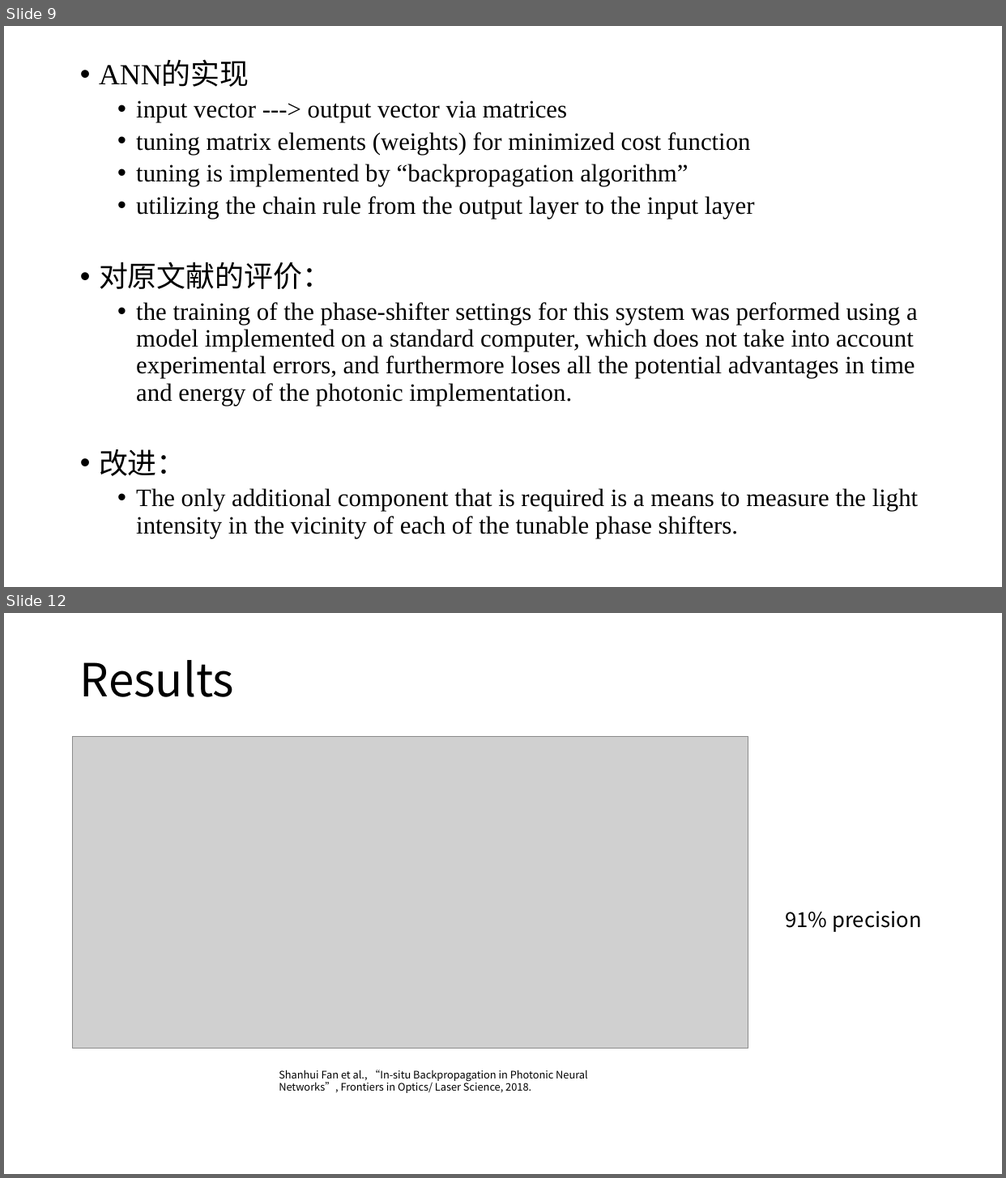
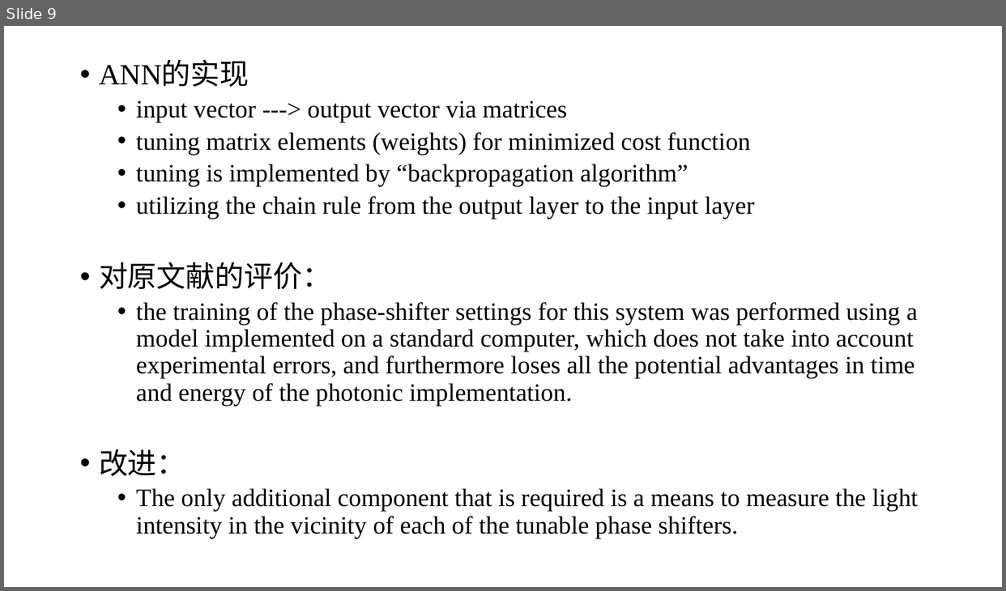
Before and after one commit to lucaschang95/DiscussionWithLin, a slide deck: 20190918 - 光芯片深度学习调研.pptx. Shown one above the other, each under a label of ours: slides 9 and 12 before the commit, slide 9 after it; the slides between them are not shown. The pictures are 1006x1178 and 1006x591 pixels, drawn with LibreOffice and Linux fonts; fonts in the diff are those of the drawing; grey boxes stand for pictures. Boxes give left, top, right and bottom in pixels: in the first picture for what was removed or moved away, otherwise in the second. Text is boxed around its words. In the diff, an @@ line names an element or a change of style, - is before the commit and + after.

```diff
--- a/20190918 - 光芯片深度学习调研.pptx
+++ b/20190918 - 光芯片深度学习调研.pptx
@@ slide 12 removed at bbox=[4, 613, 1002, 1174], background #FFFFFF @@
@@ title removed at bbox=[80, 660, 234, 697] @@
-Results
@@ picture removed at bbox=[73, 736, 748, 1049] @@
@@ text removed at bbox=[785, 911, 921, 932] @@
-91% precision
@@ text removed at bbox=[279, 1070, 588, 1093] @@
-Shanhui Fan et al., “In-situ Backpropagation in Photonic Neural Networks”, Frontiers in Optics/ Laser Science, 2018.
```
Also in this commit, not shown: 11 slides changed, 2 slides added, 2 other slides removed.
